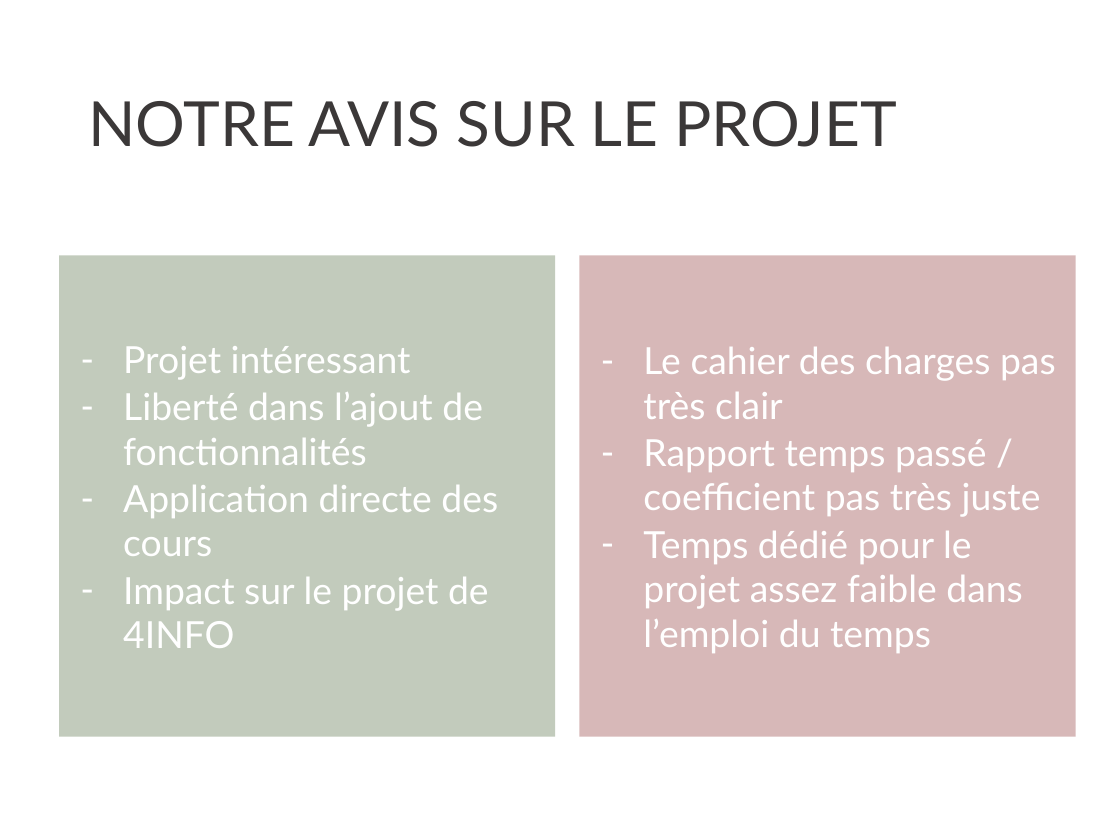
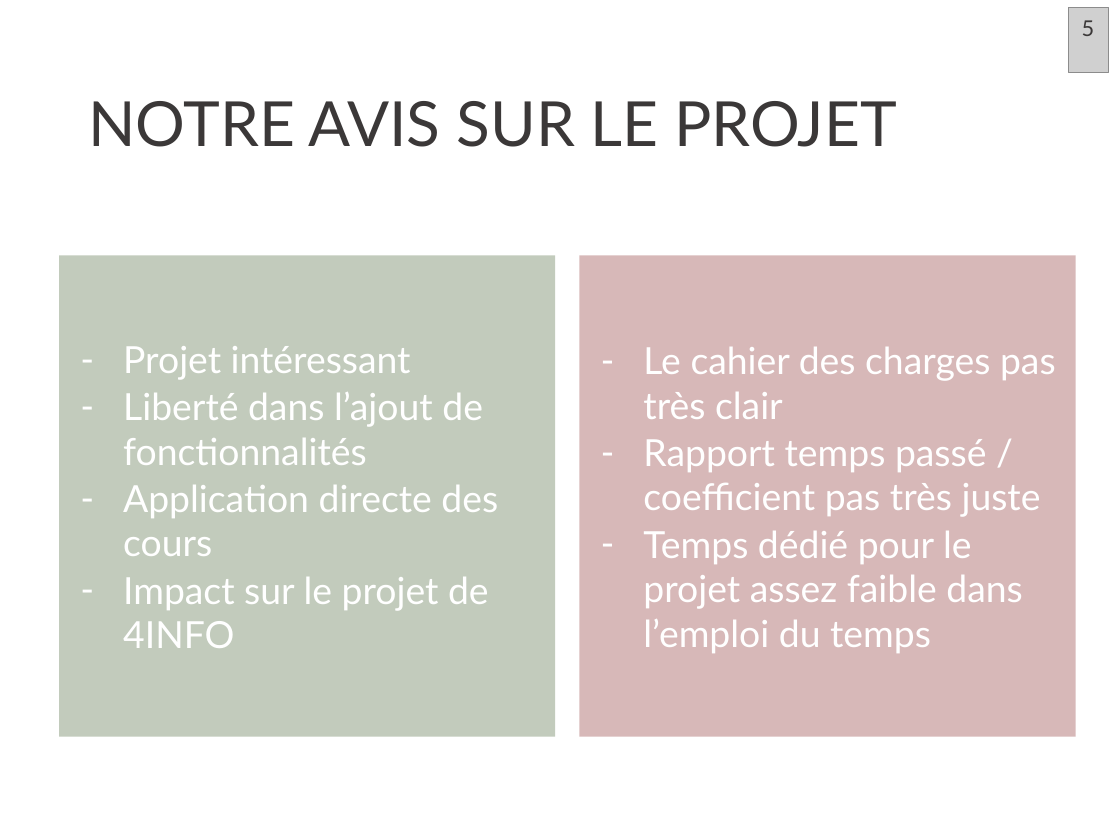
Before and after one commit to hyukchan/SmallWorld, a slide deck: slide 6 of Presentation.pptx. Drawn at 1120x840 pixels with LibreOffice and Linux fonts; fonts in the diff are those of the drawing; grey boxes stand for pictures; background and template pictures are left out. Boxes give left, top, right and bottom in pixels: in the first picture for what was removed or moved away, otherwise in the second. Text is boxed around its words. In the diff, an @@ line names an element or a change of style, - is before the commit and + after.

```diff
--- a/Presentation.pptx
+++ b/Presentation.pptx
@@ picture added at [1068,8,1109,73] @@
@@ text added at [1082,20,1095,36], 14 pt, text #3B3838 @@
+5
```
Also in this commit, not shown: 2 other slides changed.
